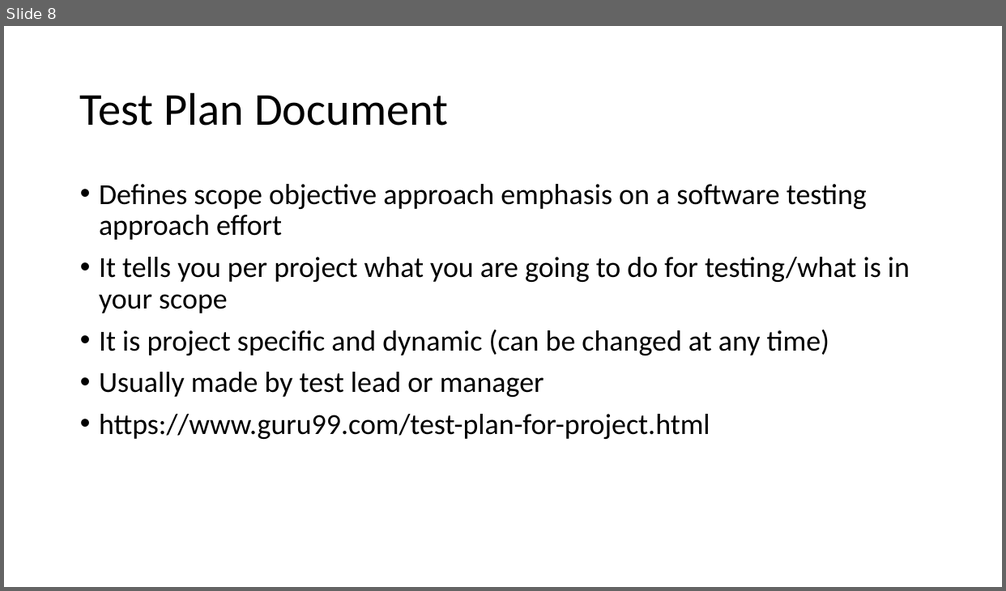
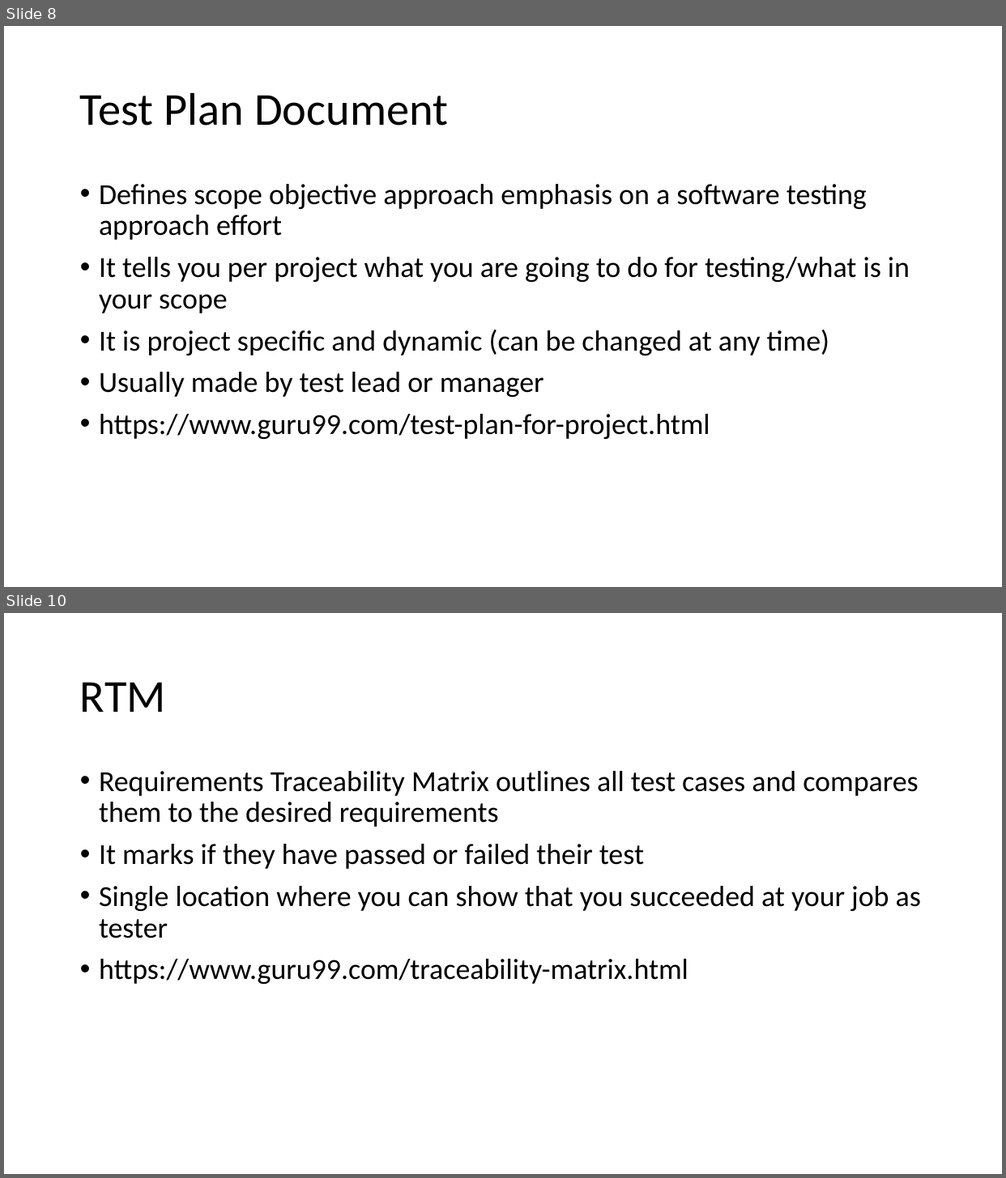
Before and after one commit to WilliamOna/staging-automation-primer-3-23, a slide deck: PrimerNotes.pptx. Shown one above the other, each under a label of ours: slide 8 before the commit, slides 8 and 10 after it; the slides between them are not shown. The pictures are 1006x591 and 1006x1178 pixels, drawn with LibreOffice and Linux fonts; fonts in the diff are those of the drawing. Boxes give left, top, right and bottom in pixels: in the first picture for what was removed or moved away, otherwise in the second. Text is boxed around its words. In the diff, an @@ line names an element or a change of style, - is before the commit and + after.

```diff
--- a/PrimerNotes.pptx
+++ b/PrimerNotes.pptx
@@ slide 10 added at bbox=[4, 613, 1002, 1174], background #FFFFFF @@
@@ title added at bbox=[80, 682, 166, 712], 44 pt, text #000000 @@
+RTM
@@ text added at bbox=[99, 771, 921, 984], 28 pt, text #000000 @@
+• Requirements Traceability Matrix outlines all test cases and compares them to the desired requirements
+• It marks if they have passed or failed their test
+• Single location where you can show that you succeeded at your job as tester
+• https://www.guru99.com/traceability-matrix.html
```
Also in this commit, not shown: 1 other slide added.
